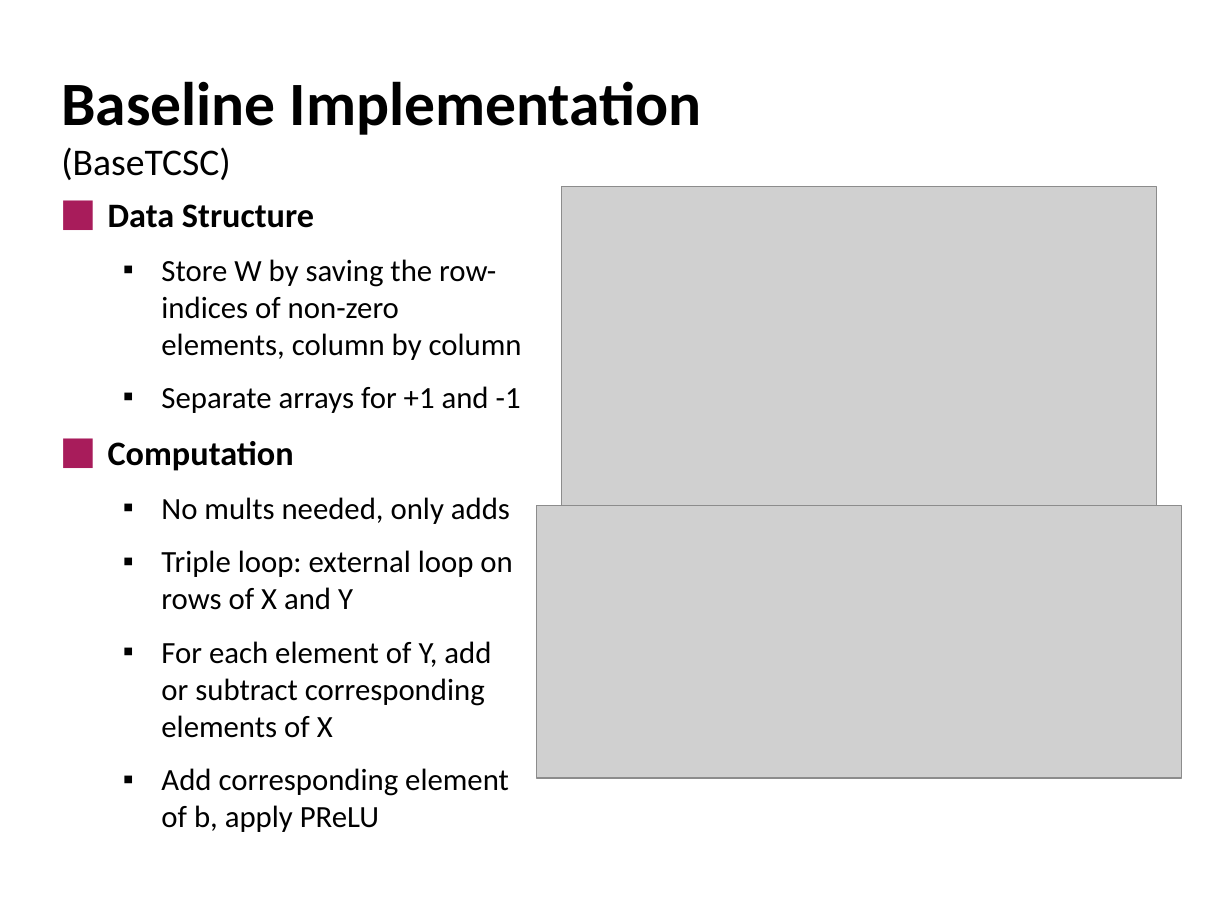
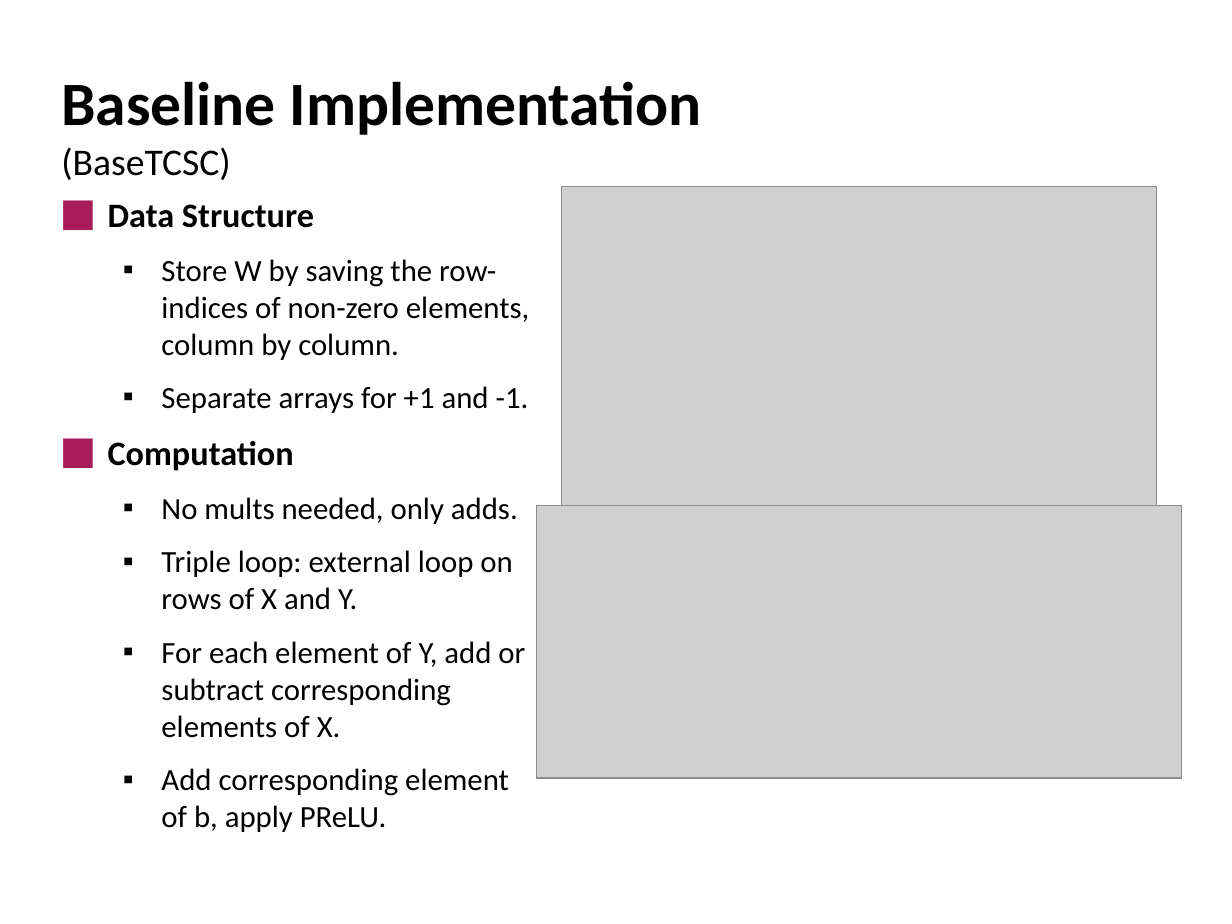
Before and after one commit to alessiomelone/Ternary-spGEMM, a slide deck: slide 3 of 10.pptx. Drawn at 1232x924 pixels with LibreOffice and Linux fonts; fonts in the diff are those of the drawing; grey boxes stand for pictures. Boxes give left, top, right and bottom in pixels: in the first picture for what was removed or moved away, otherwise in the second. Text is boxed around its words. In the diff, an @@ line names an element or a change of style, - is before the commit and + after.

```diff
--- a/10.pptx
+++ b/10.pptx
@@ text at (161, 259, 529, 413): text changed @@
-  ▪ Store W by saving the row-indices of non-zero elements, column by column
-  ▪ Separate arrays for +1 and -1
+  ▪ Store W by saving the row-indices of non-zero elements, column by column.
+  ▪ Separate arrays for +1 and -1.
@@ text at (161, 497, 525, 832): text changed @@
-  ▪ No mults needed, only adds
-  ▪ Triple loop: external loop on rows of X and Y
-  ▪ For each element of Y, add or subtract corresponding elements of X
-  ▪ Add corresponding element of b, apply PReLU
+  ▪ No mults needed, only adds.
+  ▪ Triple loop: external loop on rows of X and Y.
+  ▪ For each element of Y, add or subtract corresponding elements of X.
+  ▪ Add corresponding element of b, apply PReLU.
```
Also in this commit, not shown: 8 other slides changed, 2 slides added.
